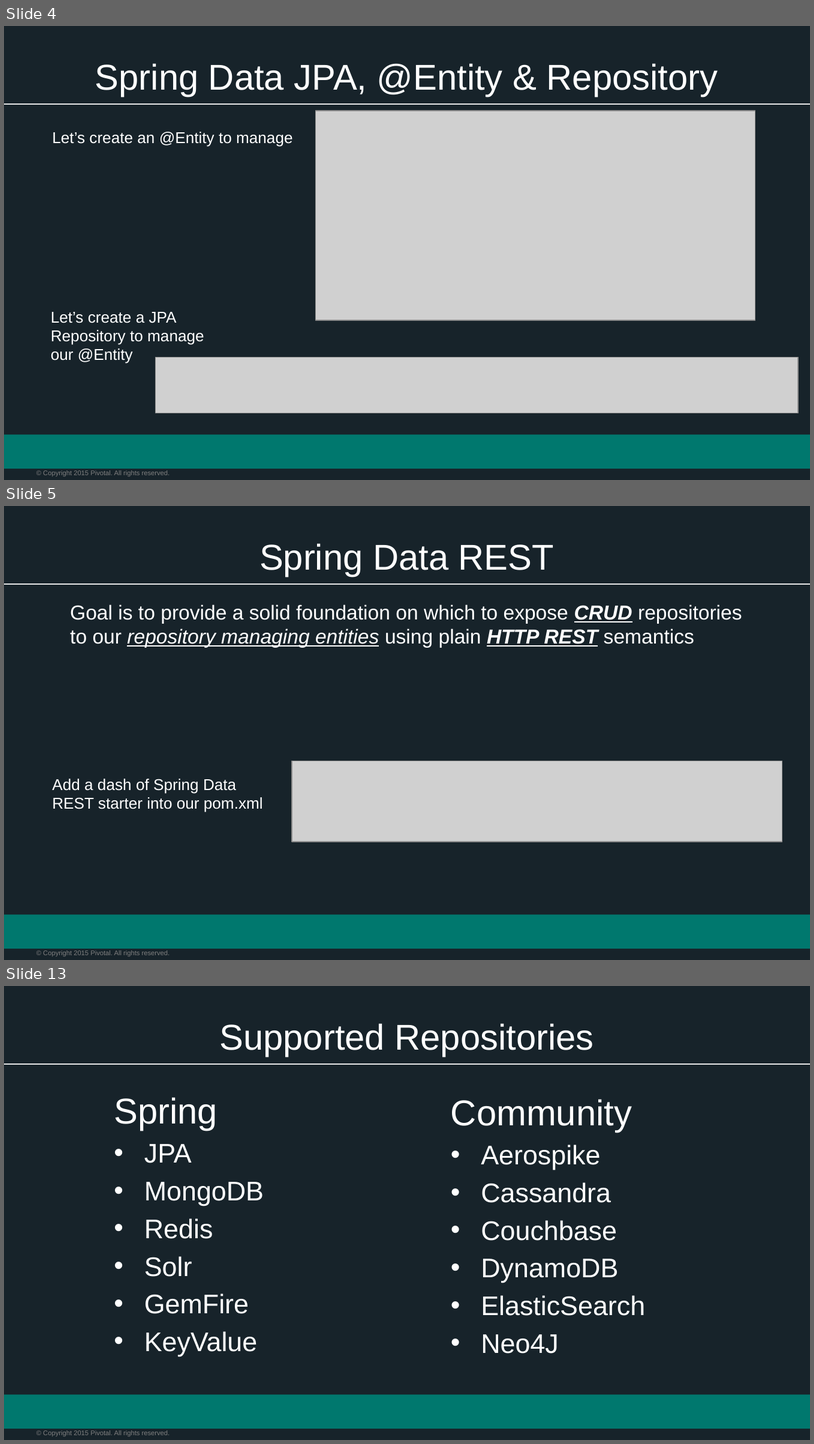
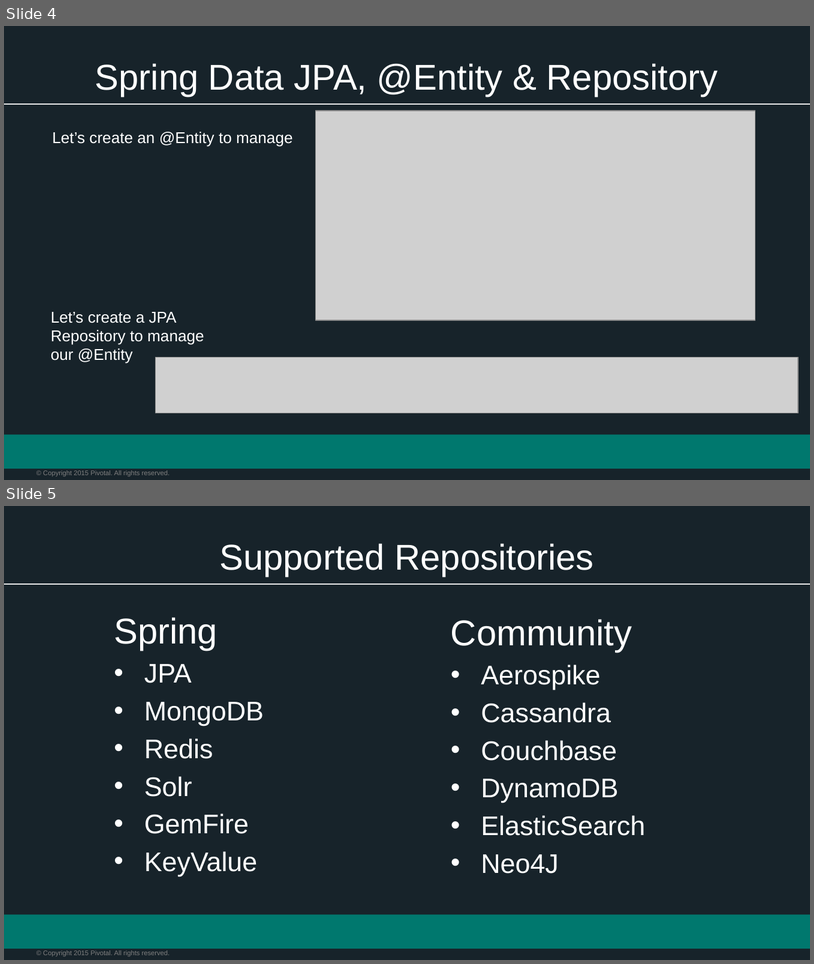
Before and after one commit to phopper-pivotal/Spring-Workshop-Dish, a slide deck: Session_4_Polyglot_Persistence.pptx. Shown one above the other, each under a label of ours: slides 4, 5 and 13 before the commit, slides 4 and 5 after it; the slides between them are not shown. The pictures are 814x1444 and 814x964 pixels, drawn with LibreOffice and Linux fonts; fonts in the diff are those of the drawing; grey boxes stand for pictures; background and template pictures are left out. Boxes give left, top, right and bottom in pixels: in the first picture for what was removed or moved away, otherwise in the second. Text is boxed around its words. In the diff, an @@ line names an element or a change of style, - is before the commit and + after.

```diff
--- a/Session_4_Polyglot_Persistence.pptx
+++ b/Session_4_Polyglot_Persistence.pptx
@@ slide 5 removed at (4, 506, 810, 960), background #17232A; not listed: 3 template elements that a slide beside it also shows @@
@@ title removed at (260, 543, 554, 577) @@
-Spring Data REST
@@ text removed at (70, 604, 743, 647) @@
-Goal is to provide a solid foundation on which to expose CRUD repositories to our repository managing entities using plain HTTP REST semantics
@@ picture removed at (292, 761, 782, 841) @@
@@ text removed at (52, 778, 263, 812) @@
-Add a dash of Spring Data REST starter into our pom.xml
@@ what was slide 13 is now slide 5 @@
```
Also in this commit, not shown: 1 slide changed, 7 other slides removed, 2 other files.
